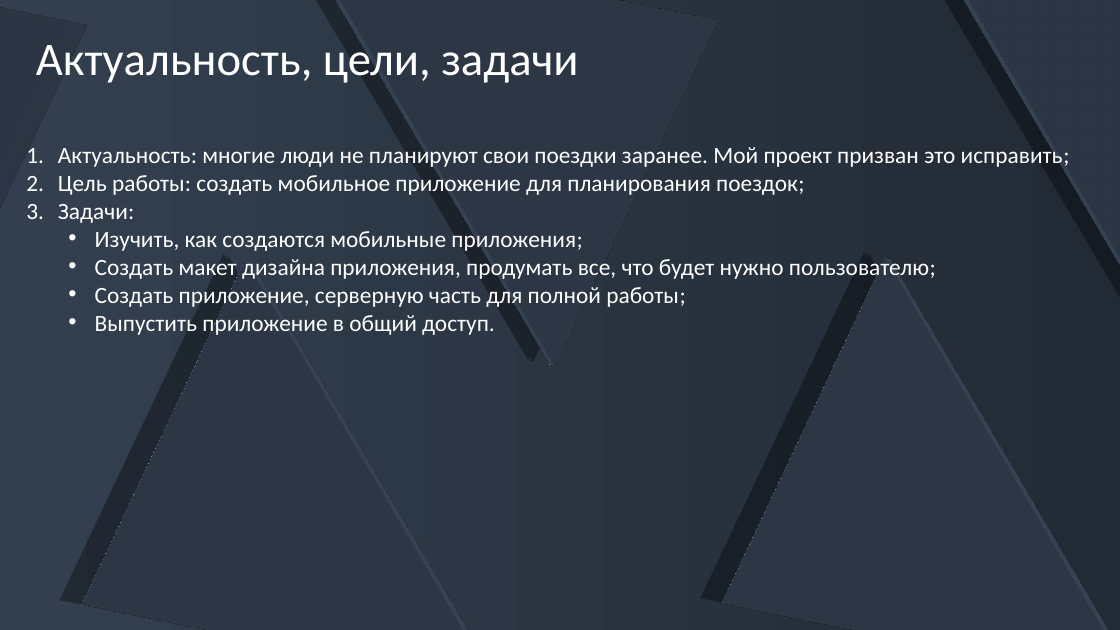
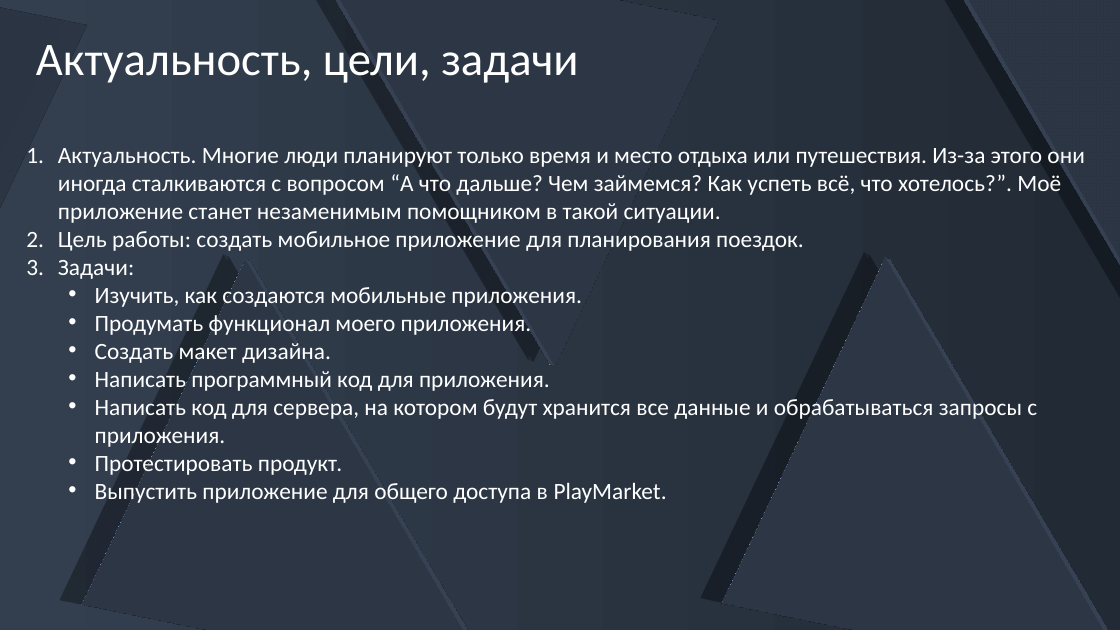
Before and after one commit to Vadimych1/Travel-Manager, a slide deck: slide 2 of Info/School Project/Presentation.pptx. Drawn at 1120x630 pixels with LibreOffice and Linux fonts; fonts in the diff are those of the drawing; background and template pictures are left out. Boxes give left, top, right and bottom in pixels: in the first picture for what was removed or moved away, otherwise in the second. Text is boxed around its words. In the diff, an @@ line names an element or a change of style, - is before the commit and + after.

```diff
--- a/Info/School Project/Presentation.pptx
+++ b/Info/School Project/Presentation.pptx
@@ text at (58, 148, 1084, 251): text changed @@
-1. Актуальность: многие люди не планируют свои поездки заранее. Мой проект призван это исправить;
-2. Цель работы: создать мобильное приложение для планирования поездок;
+1. Актуальность. Многие люди планируют только время и место отдыха или путешествия. Из-за этого они иногда сталкиваются с вопросом “А что дальше? Чем займемся? Как успеть всё, что хотелось?”. Моё приложение станет незаменимым помощником в такой ситуации.
+2. Цель работы: создать мобильное приложение для планирования поездок.
@@ text at (95, 287, 1037, 504): text changed @@
-  • Изучить, как создаются мобильные приложения;
-  • Создать макет дизайна приложения, продумать все, что будет нужно пользователю;
-  • Создать приложение, серверную часть для полной работы;
-  • Выпустить приложение в общий доступ.
+  • Изучить, как создаются мобильные приложения.
+  • Продумать функционал моего приложения.
+  • Создать макет дизайна.
+  • Написать программный код для приложения.
+  • Написать код для сервера, на котором будут хранится все данные и обрабатываться запросы с приложения.
+  • Протестировать продукт.
+  • Выпустить приложение для общего доступа в PlayMarket.
```
Also in this commit, not shown: 4 other slides changed, 5 slides added, 3 slides removed, 18 other files.
